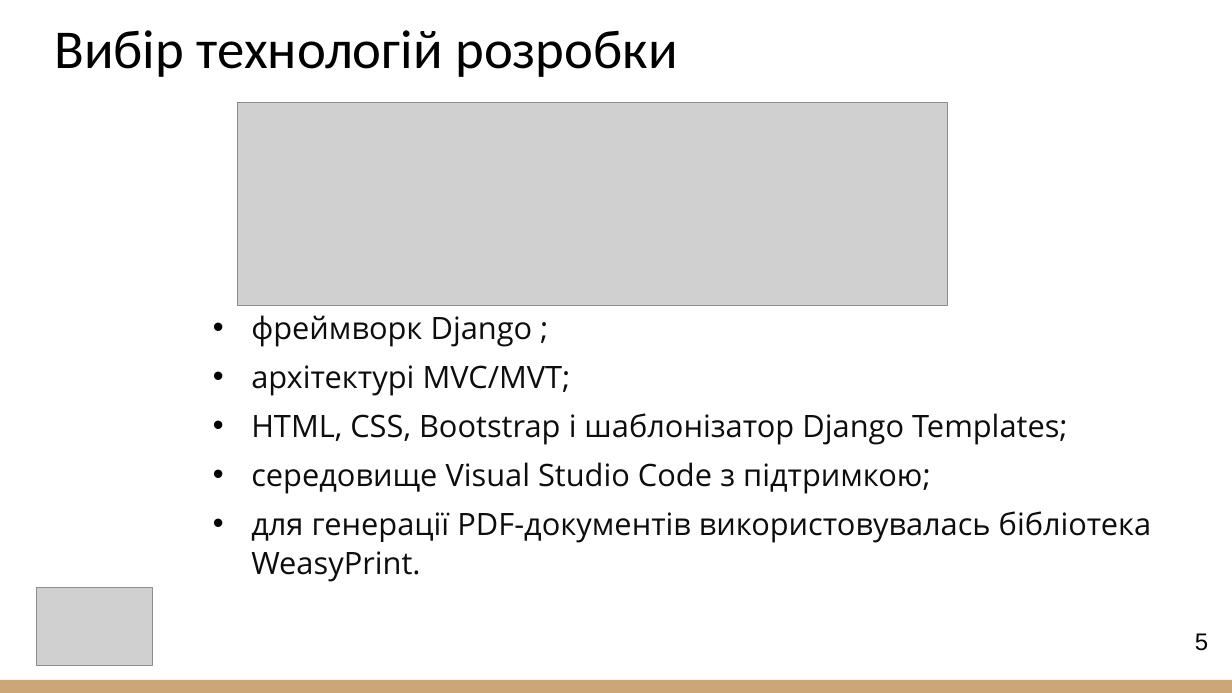
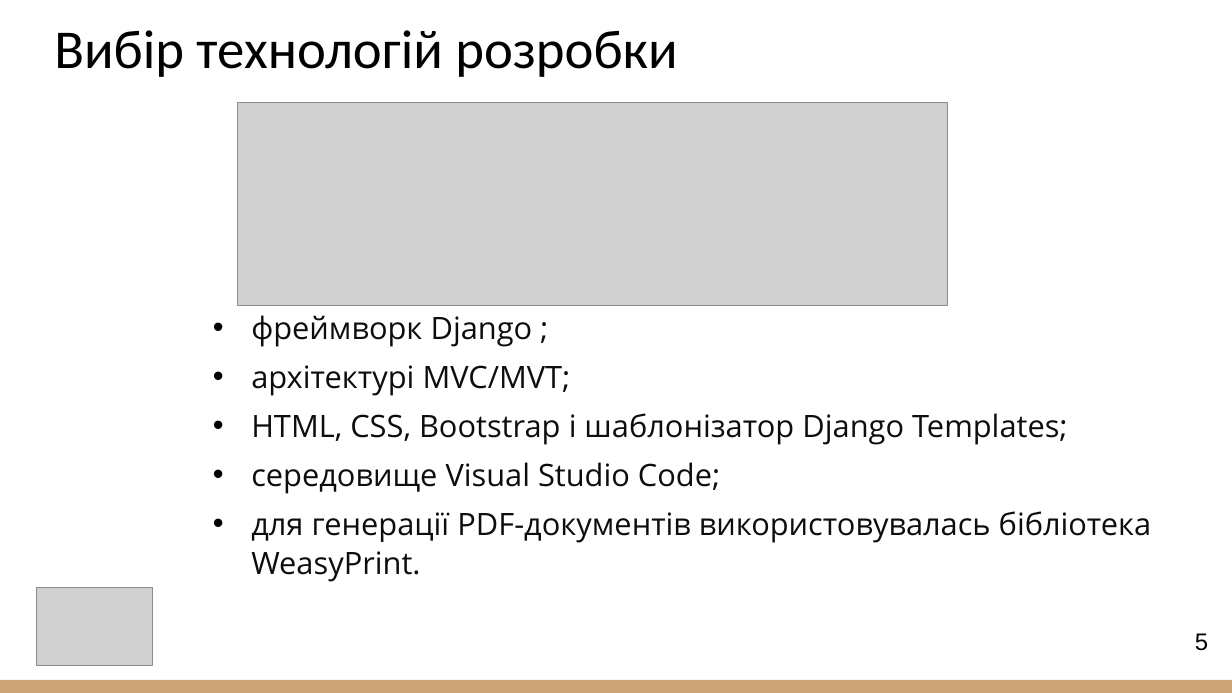
Before and after one commit to irynaMak2025/2025_B_PI_PZPIpz-23-1_Makieieva_I_G, a slide deck: slide 5 of 2025_B_PI_PZPIpz-23-1_Makieieva_I_G.pptx. Drawn at 1232x693 pixels with LibreOffice and Linux fonts; fonts in the diff are those of the drawing; grey boxes stand for pictures. Boxes give left, top, right and bottom in pixels: in the first picture for what was removed or moved away, otherwise in the second. Text is boxed around its words. In the diff, an @@ line names an element or a change of style, - is before the commit and + after.

```diff
--- a/2025_B_PI_PZPIpz-23-1_Makieieva_I_G.pptx
+++ b/2025_B_PI_PZPIpz-23-1_Makieieva_I_G.pptx
@@ text at [251,462,720,494]: text changed @@
-• середовище Visual Studio Code з підтримкою;
+• середовище Visual Studio Code;
```
Also in this commit, not shown: 5 other slides changed.
